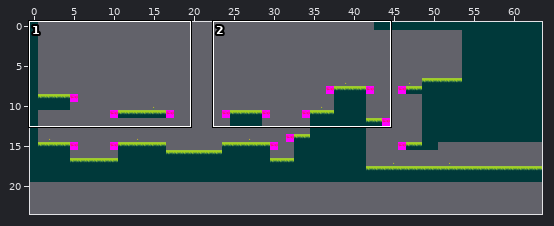
Tiled map -- assets/mapa0.tmx. Above: a wide view before the commit, with the close-up outlined.
Close-up. Old version:
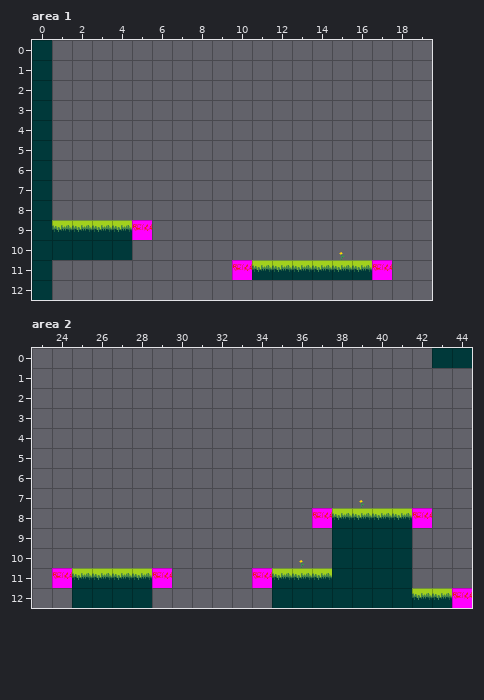
Cells are 32x32 px. Shown: area 1 x 0..19, y 0..12; area 2 x 23..44, y 0..12. The commit also changed other parts of the map, which this record leaves out. The old version is drawn lined up with the new one.
The result:
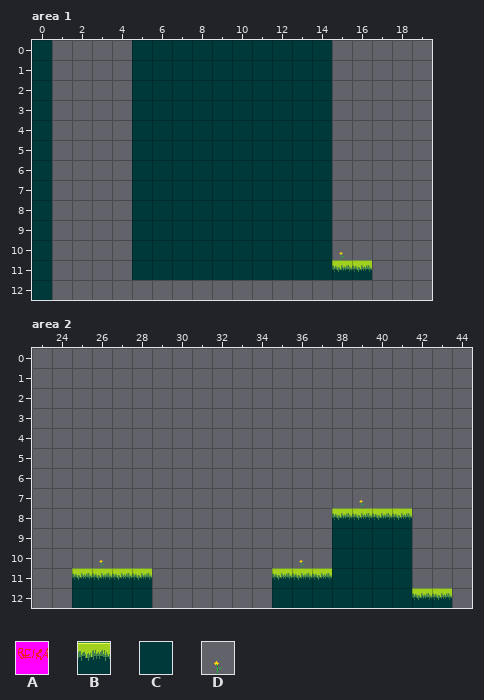
Key: from "tiles": A 1, B 5, C 6, D 7.
_ is an empty cell.
Diff:
map size 64x20 -> 64x24 cells
Layer "Tiles", area 1:
Tile A becomes tile C in row 9 at x 5; in row 11 at x 10.
Tile B becomes tile C in row 11 at x 11 to 14.
The author put tile C in rows 0 to 8 at x 5 to 14; in row 9 at x 6 to 14; in row 10 at x 5 to 14; in row 11 at x 5 to 9.
The edit erases tile A in row 11 at x 17.
The edit erases tile B in row 9 at x 1 to 4.
The edit erases tile C in row 10 at x 1 to 4.
Layer "Tiles", area 2:
The author put tile D in row 10 at x 26.
The edit erases tile A in row 8 at x 37 and 42; in row 11 at x 24, 29 and 34; in row 12 at x 44.
The edit erases tile C in row 0 at x 43 to 44.
